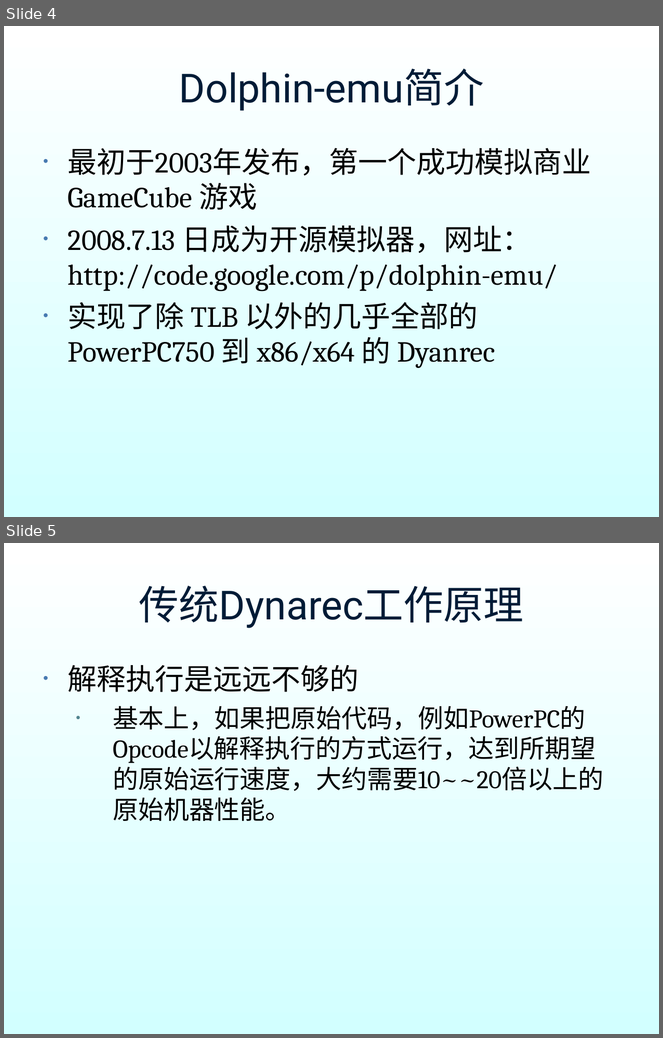
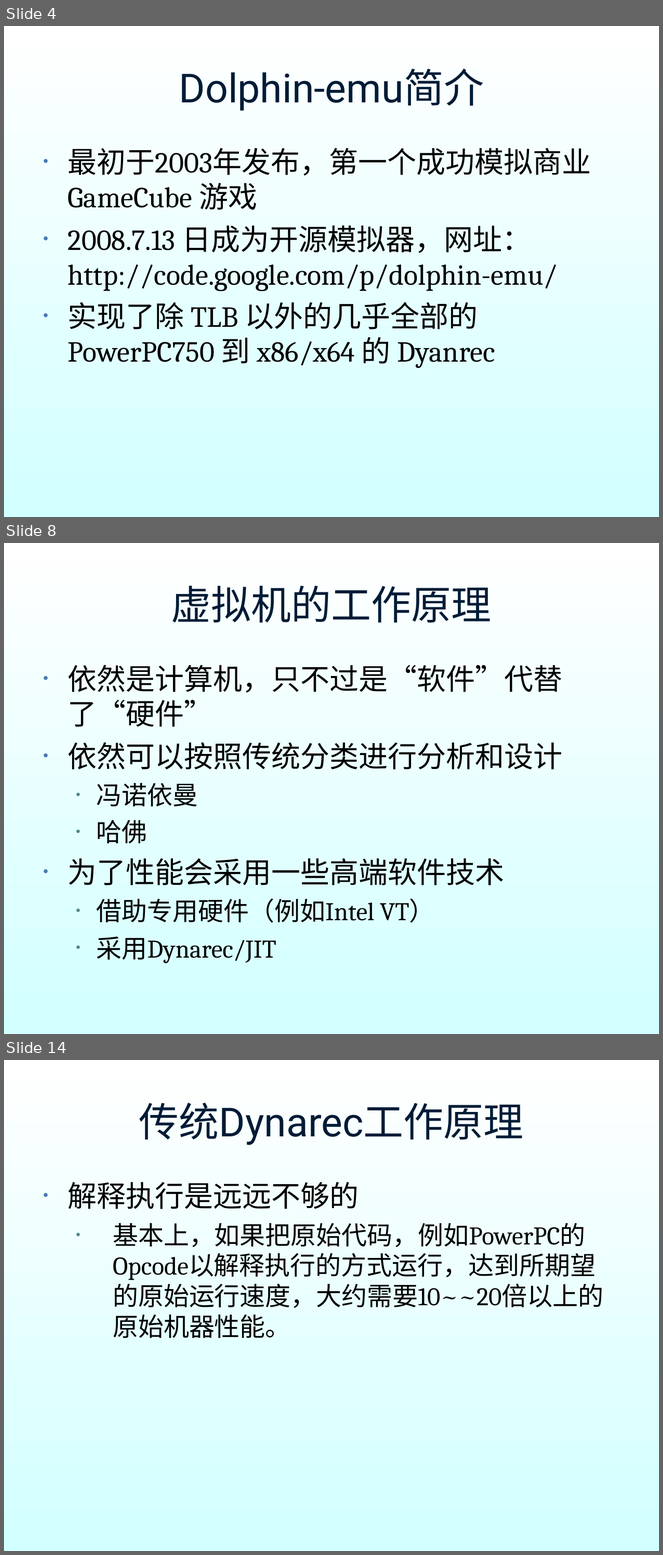
Before and after one commit to hyperiris/openhyper, a slide deck: dynarec_ppt/dynarec.ppt. Shown one above the other, each under a label of ours: slides 4 and 5 before the commit, slides 4, 8 and 14 after it; the slides between them are not shown. The pictures are 663x1038 and 663x1555 pixels, drawn with LibreOffice and Linux fonts; fonts in the diff are those of the drawing; background and template pictures are left out. Boxes give left, top, right and bottom in pixels: in the first picture for what was removed or moved away, otherwise in the second. Text is boxed around its words. In the diff, an @@ line names an element or a change of style, - is before the commit and + after.

```diff
--- a/dynarec_ppt/dynarec.ppt
+++ b/dynarec_ppt/dynarec.ppt
@@ slide 8 added at [4, 543, 659, 1034], background gradient #FFFFFF to #D2FFFF @@
@@ title added at [171, 586, 492, 623], 44 pt, text #001B36 @@
+虚拟机的工作原理
@@ text added at [68, 665, 563, 964], 32 pt, text #000000 @@
+• 依然是计算机，只不过是“软件”代替了“硬件”
+• 依然可以按照传统分类进行分析和设计
+  • 冯诺依曼
+  • 哈佛
+• 为了性能会采用一些高端软件技术
+  • 借助专用硬件（例如Intel VT）
+  • 采用Dynarec/JIT
@@ what was slide 5 is now slide 14 @@
```
Also in this commit, not shown: 1 slide changed, 8 other slides added.
